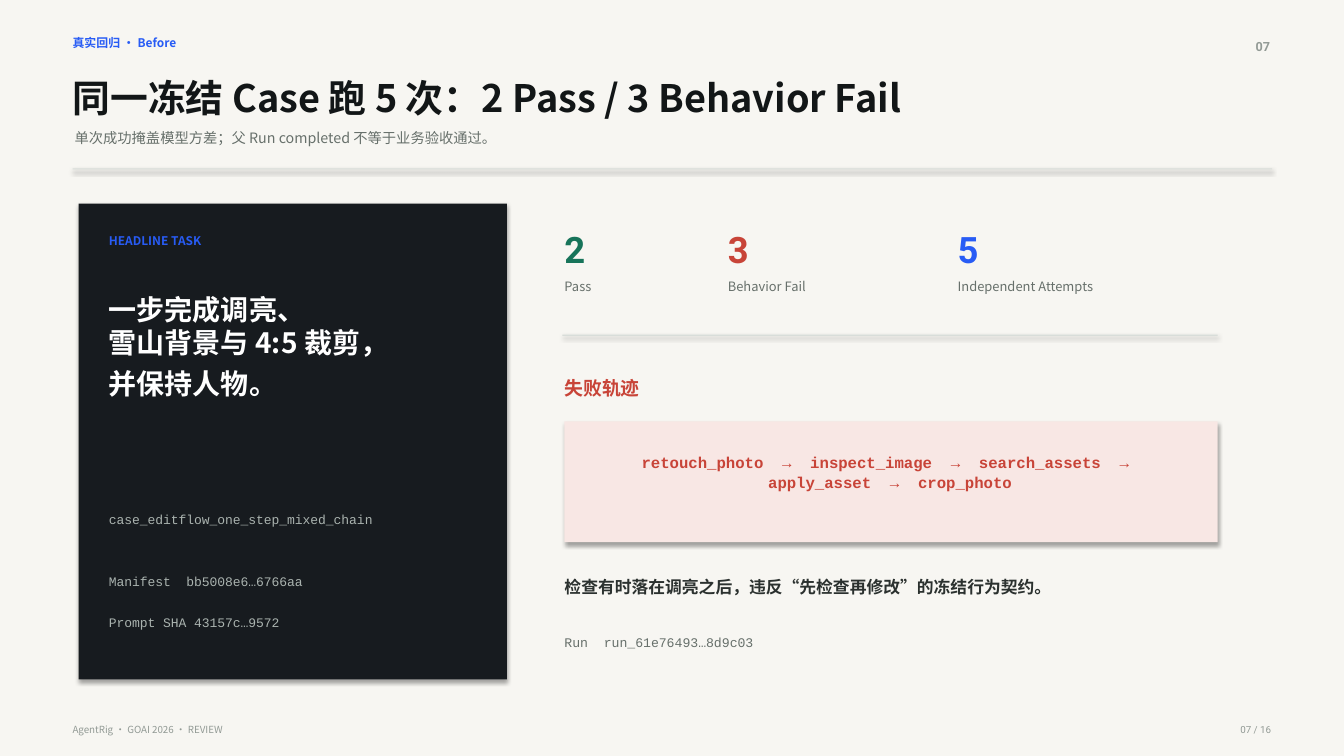
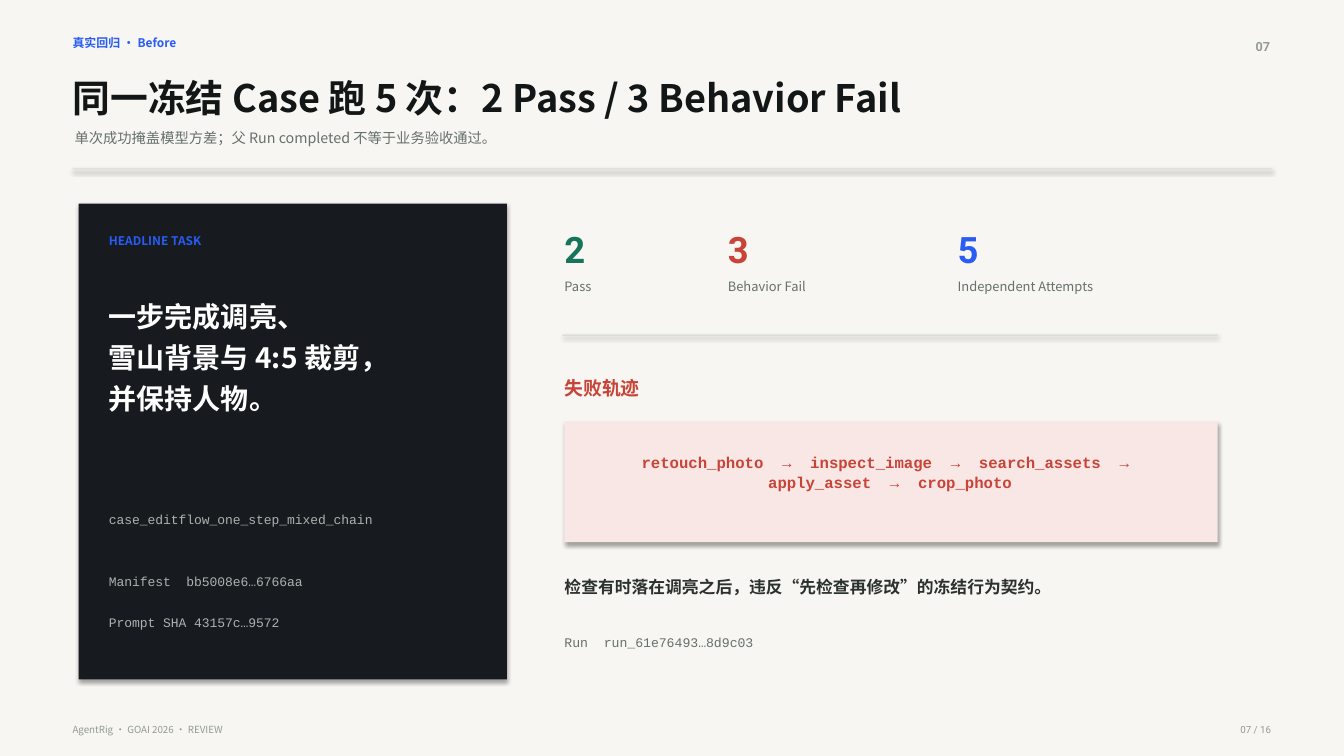
Before and after one commit to ChenCJ-io/agentrig, a slide deck: slide 7 of docs/competition/AgentRig-GOAI-2026-初赛方案.pptx. Drawn at 1344x756 pixels with LibreOffice and Linux fonts; fonts in the diff are those of the drawing. Boxes give left, top, right and bottom in pixels: in the first picture for what was removed or moved away, otherwise in the second. Text is boxed around its words. In the diff, an @@ line names an element or a change of style, - is before the commit and + after.

```diff
--- a/docs/competition/AgentRig-GOAI-2026-初赛方案.pptx
+++ b/docs/competition/AgentRig-GOAI-2026-初赛方案.pptx
@@ text at bbox=[109, 303, 388, 412]: text changed @@
-一步完成调亮、
-雪山背景与 4:5 裁剪，
-并保持人物。
+一步完成调亮、
+雪山背景与 4:5 裁剪，
+并保持人物。
```
Also in this commit, not shown: 12 other slides changed, 13 other files.
